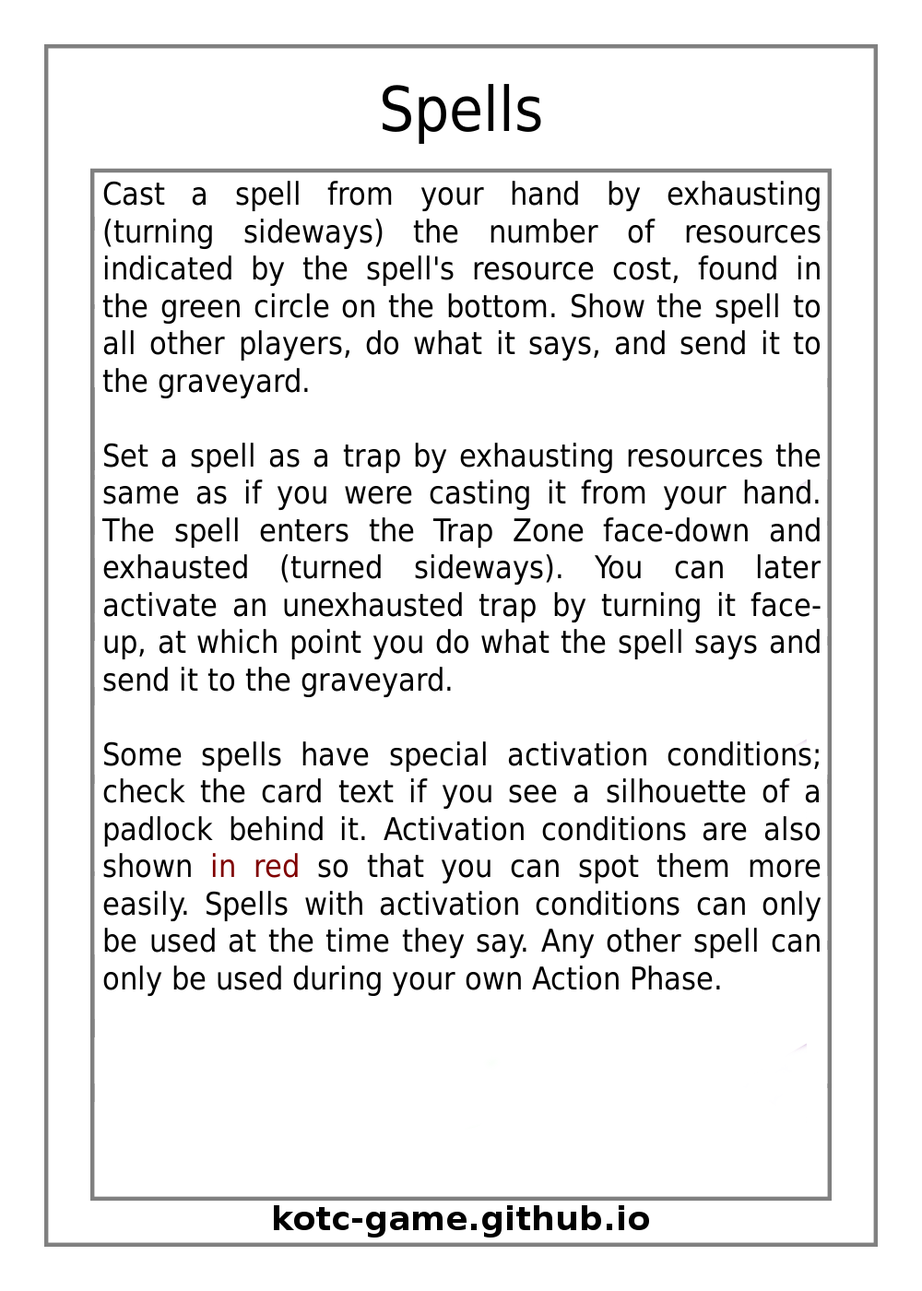
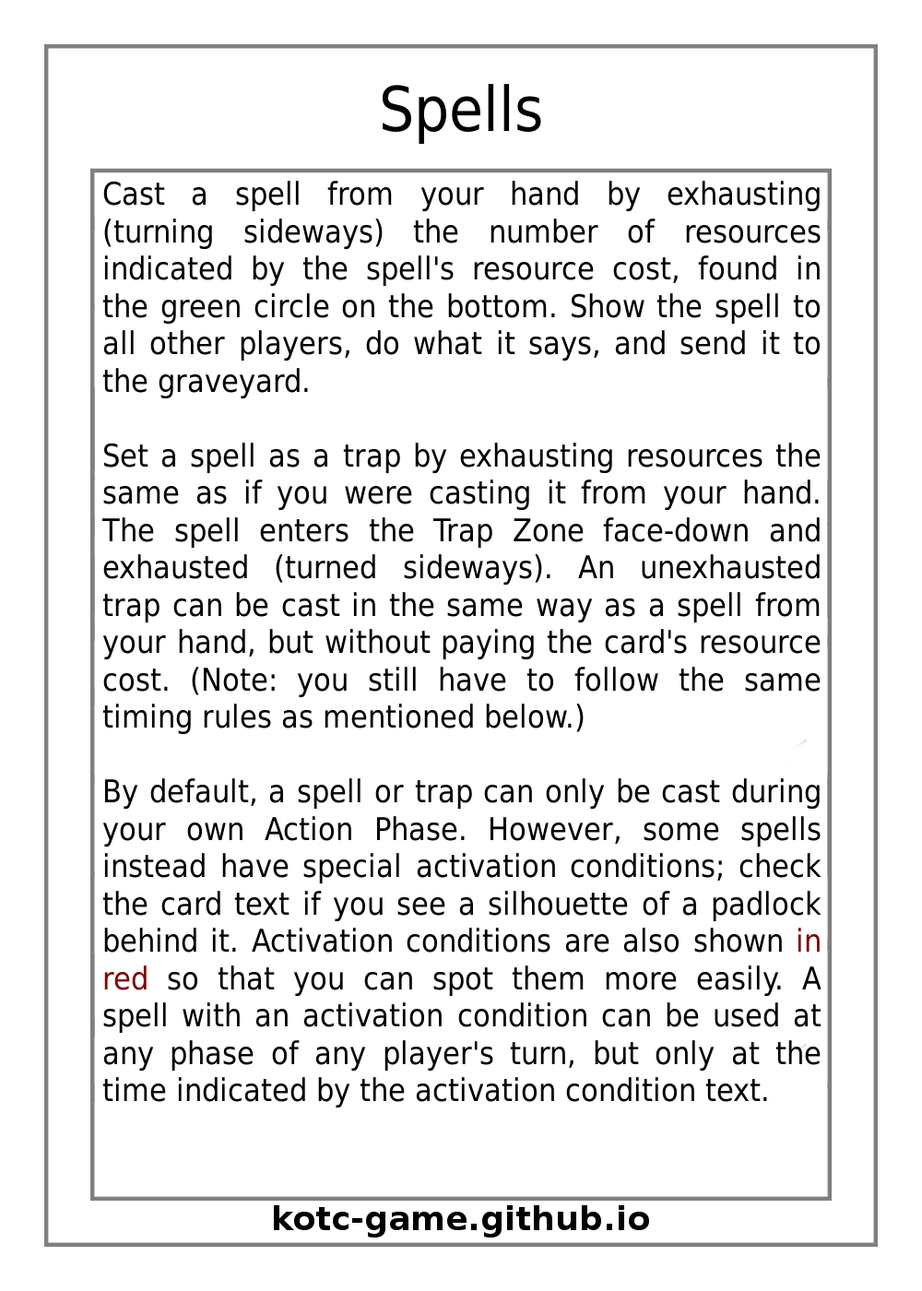
Comparing the layer stacks of the two 922 × 1291 images. Changes:
painted on "Effect Text" over [102, 554, 822, 1109]
